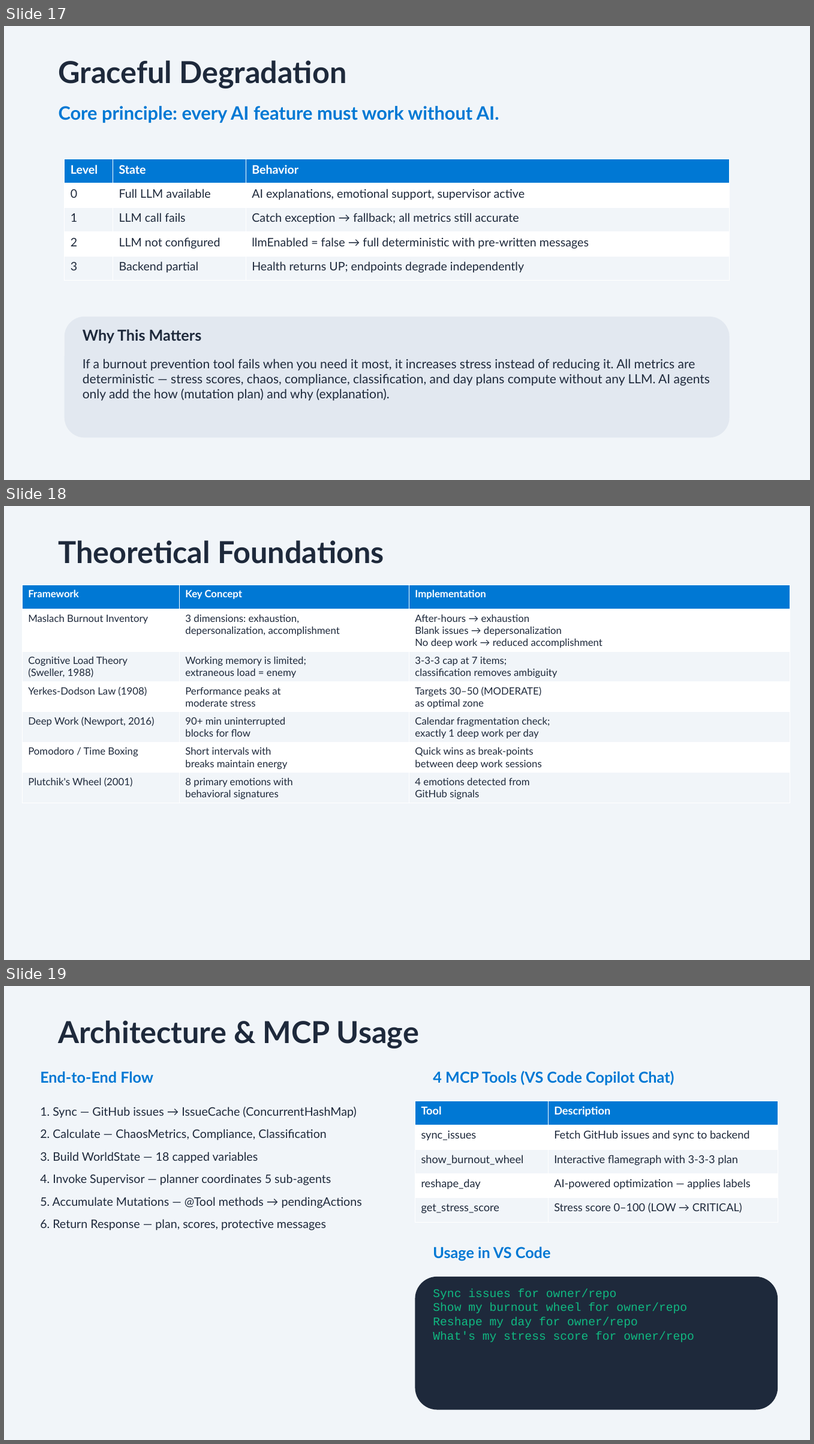
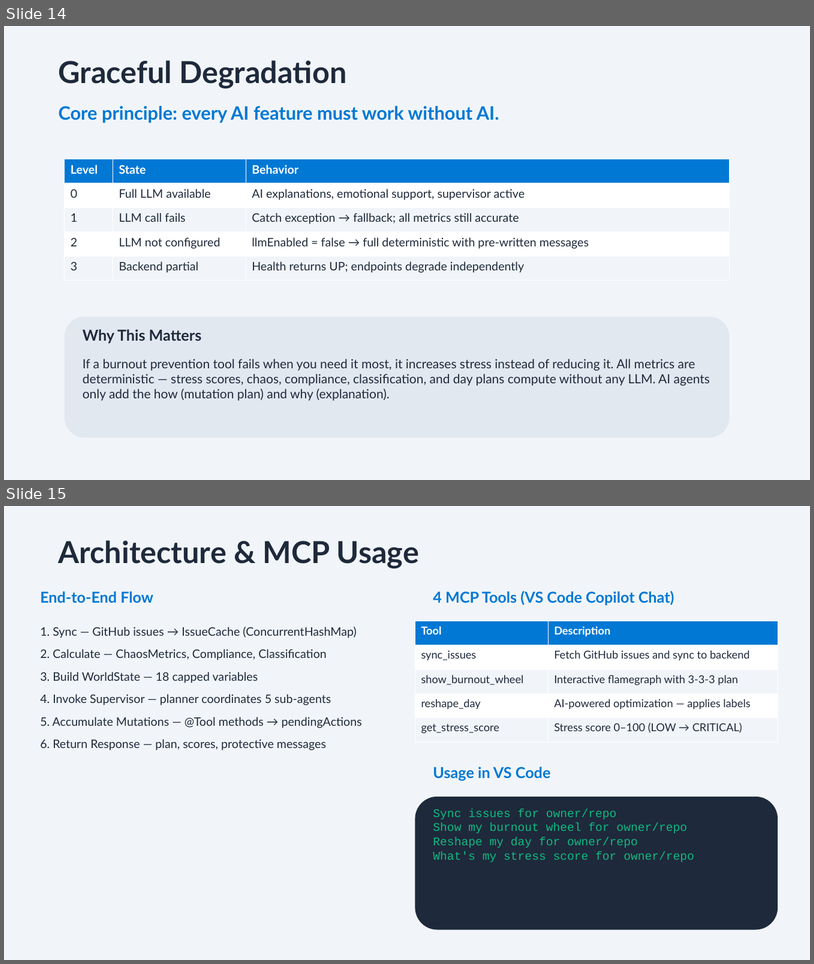
Before and after one commit to roryp/burnout-app, a slide deck: docs/Burnout-as-a-Service.pptx. Shown one above the other, each under a label of ours: slides 17, 18 and 19 before the commit, slides 14 and 15 after it. The pictures are 814x1444 and 814x964 pixels, drawn with LibreOffice and Linux fonts; fonts in the diff are those of the drawing. Boxes give left, top, right and bottom in pixels: in the first picture for what was removed or moved away, otherwise in the second. Text is boxed around its words. In the diff, an @@ line names an element or a change of style, - is before the commit and + after.

Commit message:
feat: update PowerPoint presentation for Burnout-as-a-Service

```diff
--- a/docs/Burnout-as-a-Service.pptx
+++ b/docs/Burnout-as-a-Service.pptx
@@ slide 18 removed at bbox=[4, 506, 810, 960], background #F1F5F9 @@
@@ text removed at bbox=[59, 540, 384, 564] @@
-Theoretical Foundations
@@ table removed at bbox=[22, 585, 791, 802], 7 rows, 3 columns @@
-Framework | Key Concept | Implementation
-Maslach Burnout Inventory | 3 dimensions: exhaustion, / depersonalization, accomplishment | After-hours → exhaustion / Blank issues → depersonalization / No deep work → reduced accomplishment
-Cognitive Load Theory / (Sweller, 1988) | Working memory is limited; / extraneous load = enemy | 3-3-3 cap at 7 items; / classification removes ambiguity
-Yerkes-Dodson Law (1908) | Performance peaks at / moderate stress | Targets 30–50 (MODERATE) / as optimal zone
-Deep Work (Newport, 2016) | 90+ min uninterrupted / blocks for flow | Calendar fragmentation check; / exactly 1 deep work per day
-Pomodoro / Time Boxing | Short intervals with / breaks maintain energy | Quick wins as break-points / between deep work sessions
-Plutchik's Wheel (2001) | 8 primary emotions with / behavioral signatures | 4 emotions detected from / GitHub signals
@@ what was slide 17 is now slide 14 @@
@@ what was slide 19 is now slide 15 @@
```
Also in this commit, not shown: 1 slide added, 4 other slides removed.
